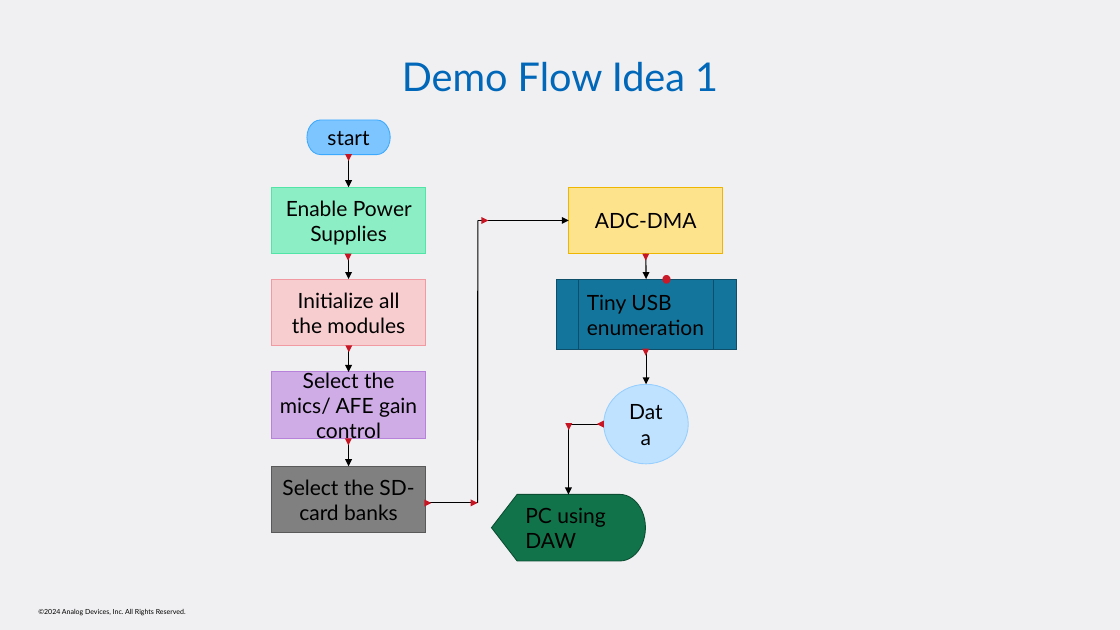
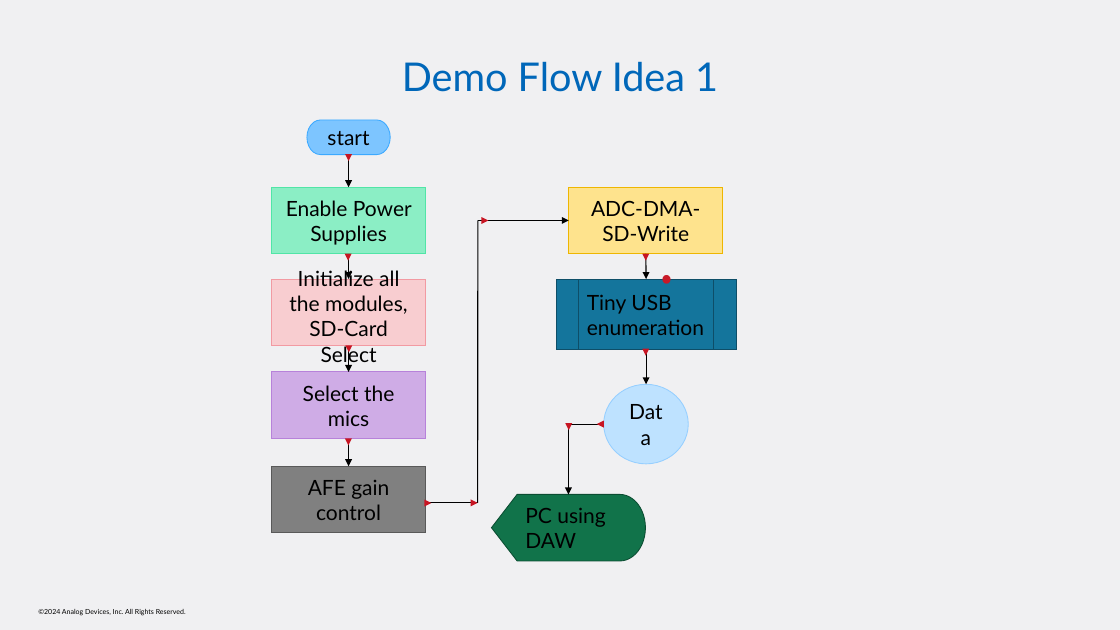
Before and after one commit to analogdevicesinc/Magpie, a slide deck: slide 3 of Magpie/Documents/FTC_Demo/FTC_idea.pptx. Drawn at 1120x630 pixels with LibreOffice and Linux fonts; fonts in the diff are those of the drawing. Boxes give left, top, right and bottom in pixels: in the first picture for what was removed or moved away, otherwise in the second. Text is boxed around its words. In the diff, an @@ line names an element or a change of style, - is before the commit and + after.

Commit message:
Updated the presentation

```diff
--- a/Magpie/Documents/FTC_Demo/FTC_idea.pptx
+++ b/Magpie/Documents/FTC_Demo/FTC_idea.pptx
@@ text in rectangle at [591, 200, 700, 241]: text changed @@
-ADC-DMA
+ADC-DMA-SD-Write
@@ text in rectangle at [289, 268, 408, 366]: text changed @@
-Initialize all the modules
+Initialize all the modules, SD-Card Select
@@ text in rectangle at [303, 385, 394, 426]: text changed @@
-Select the mics/ AFE gain control
+Select the mics
@@ text in rectangle at [308, 480, 389, 520]: text changed @@
-Select the SD-card banks
+AFE gain control
```
Also in this commit, not shown: 1 other slide changed.
